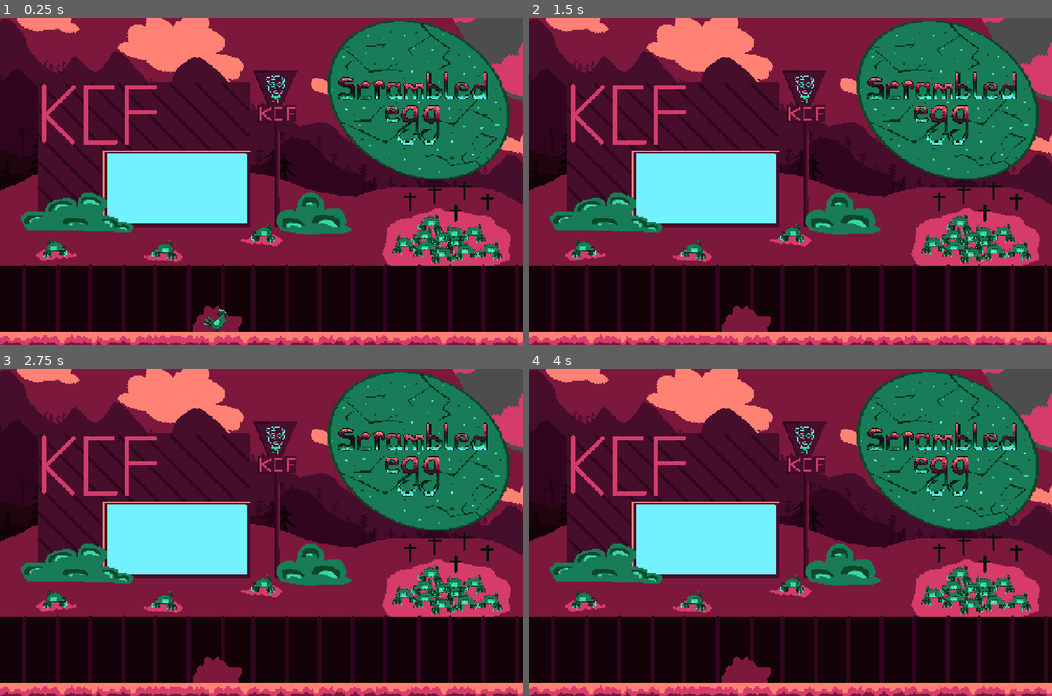
Above: before the commit, frames 1-4 (two rows, left to right).
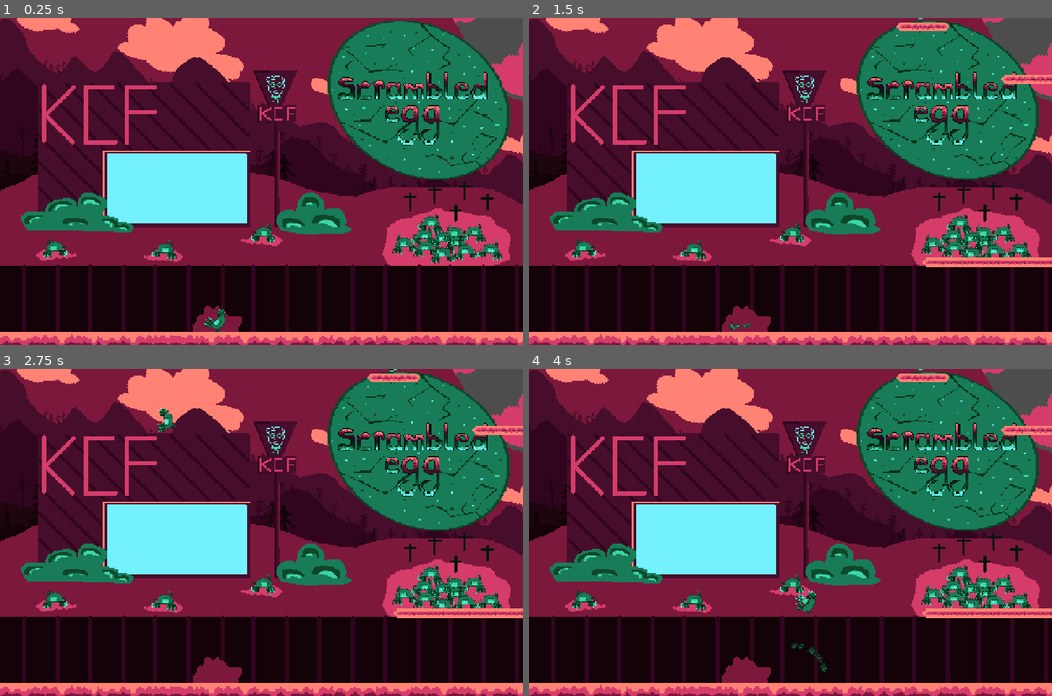
Above: after the commit, the same moments.

Repository: SinusMs/minijam-187
Game: Godot game, scene res://ui/stopwatch.tscn
Same seed, same stepped clock (60 frames per second), same inputs: the game is played once before the commit and once after it.
Inputs:
- Up to frame 1 (0.25 s): no input
- Up to frame 2 (1.5 s): tap Enter (evolve) at 0.5, 1.35 s; hold D (right) 0.53-1.28 s; tap Space (jump) at 0.6, 0.77, 1.07 s; hold A (left) from 1.28 s (still down)
- Up to frame 3 (2.75 s): tap Space (jump) at 1.52, 1.55, 1.82, 2.3 s; release A (left) at 2.03 s; hold D (right) from 2.03 s (still down); tap P (shake) at 2.1 s
- Up to frame 4 (4 s): tap R at 2.85 s; tap Space (jump) at 3.02, 3.05, 3.32, 3.6, 3.77 s; release D (right) at 3.53 s; hold A (left) from 3.53 s (still down)

The runs differ from the first frame. In frame 1, less than 0.1% of the frame differs, in the area x 38-44%, y 89-95%; in frame 2, 1.1%; in frame 3, 1.2%; in frame 4, 1.3%, in the area x 50-100%, y 0-93%.
Error before the commit: Invalid assignment of property or key 'disabled' with value of type 'bool' on a base object of type 'Nil'. (res://entities/character/egg.gd:21)

Commit message:
minilevel_shit

Diff:
--- a/entities/character/character_controller.tscn
+++ b/entities/character/character_controller.tscn
@@ -173,6 +173,10 @@
 "speed": 10.0
 }]
 
+[sub_resource type="CapsuleShape2D" id="CapsuleShape2D_ecc8j"]
+radius = 6.0
+height = 16.0
+
 [sub_resource type="CapsuleShape2D" id="CapsuleShape2D_ybtjf"]
 radius = 12.0
 
@@ -187,11 +191,10 @@
 
 [node name="ChimkenSprite" type="AnimatedSprite2D" parent="."]
 sprite_frames = SubResource("SpriteFrames_v821y")
-animation = &"chick_jump"
-
-[node name="EggCollShape" type="CollisionPolygon2D" parent="."]
-polygon = PackedVector2Array(-3, -7, -6, -4, -7, -2, -7, 3, -6, 5, -3, 8, 2, 8, 5, 5, 6, 3, 6, -2, 5, -4, 2, -7)
-disabled = true
+animation = &"egg"
+
+[node name="EggCollShape" type="CollisionShape2D" parent="."]
+shape = SubResource("CapsuleShape2D_ecc8j")
 
 [node name="ChimkenCollShape" type="CollisionShape2D" parent="."]
 position = Vector2(1, -2)
@@ -208,7 +211,6 @@
 egg_shape = NodePath("../../EggCollShape")
 egg_sprite = NodePath("../../ChimkenSprite")
 particle_emitter = NodePath("../../ChickenParticleEmitter")
-crack_speed_threshold = 2000.0
 metadata/_custom_type_script = "uid://c2uxhropemok1"
 
 [node name="Chimken" type="Node" parent="StateMachine" node_paths=PackedStringArray("character", "chimken_shape", "chimken_sprite", "particle_emitter")]
--- a/entities/character/chimken.gd
+++ b/entities/character/chimken.gd
@@ -59,5 +59,5 @@
 
 	# aufrichten wenn umgefallen
 	var rot: float = character.rotation_degrees
-	if rot < -45 or rot > 45:
+	if rot < -10 or rot > 10:
 		character.apply_force(Vector2(rot * 0.8, 0.0), Vector2(0.0, 1000.0))
--- a/entities/character/cracking.gd
+++ b/entities/character/cracking.gd
@@ -9,6 +9,7 @@
 	chimken_shape.disabled = false
 	egg_sprite.play("splat")
 	character.rotation = 0.0
+	SignalBus.egg_broke.emit(character.global_position)
 	await egg_sprite.animation_finished
 	transitioned.emit(self, "chimken")
 
--- a/globals/scene_manager.gd
+++ b/globals/scene_manager.gd
@@ -1,12 +1,17 @@
 extends Node
 
 const level_path = "res://levels/"
+
+var mini_level: Array = [preload("res://levels/chimken_mini_level1.tscn").instantiate(),
+		preload("res://levels/chimken_mini_level2.tscn").instantiate(),
+		preload("res://levels/chimken_mini_level3.tscn").instantiate()]
 
 func _ready() -> void:
 	#start with level0
 	get_tree().change_scene_to_file("res://globals/scene_manager.tscn")
 	add_child(load("res://levels/start_level.tscn").instantiate())
 	SignalBus.start_game.connect(on_start_game)
+	SignalBus.egg_broke.connect(on_egg_broke)
 	#SignalBus.finish_game.connect(on_game_finished)
 	#SignalBus.finish_game.connect(on_game_restarted)
 
@@ -15,8 +20,16 @@
 func on_start_game() -> void:
 	for node in get_children():
 		node.queue_free()
-	add_child(load("res://levels/level2_hans.tscn").instantiate())
+	call_deferred("add_child", load("res://levels/level2_hans.tscn").instantiate())
+	#add_child(load("res://levels/level2_hans.tscn").instantiate())
 	print("start game")
+
+func on_egg_broke(pos: Vector2) -> void:
+	var rand_mini_level = mini_level[randi_range(0, 2)]
+	add_child(rand_mini_level)
+	rand_mini_level.global_position = pos
+	if rand_mini_level.has_method("reset"):
+		rand_mini_level.reset()
 
 func _on_game_finished() -> void:
 	pass
--- a/globals/signalbus.gd
+++ b/globals/signalbus.gd
@@ -3,7 +3,7 @@
 
 signal level_started
 
-signal egg_broke
+signal egg_broke(pos: Vector2)
 
 signal egg_laid
 
--- a/levels/chimken_mini_level1.tscn
+++ b/levels/chimken_mini_level1.tscn
@@ -1,29 +1,24 @@
-[gd_scene load_steps=5 format=4 uid="uid://bxddfr0hcllna"]
+[gd_scene load_steps=4 format=4 uid="uid://dpn23a5fjhmfk"]
 
-[ext_resource type="TileSet" uid="uid://dpc4qslxyke1v" path="res://levels/new_tileset.tres" id="1_nl0hd"]
-[ext_resource type="PackedScene" uid="uid://bokydwynkrbia" path="res://entities/character/character_controller.tscn" id="2_ejfqf"]
-[ext_resource type="PackedScene" uid="uid://qa64vhko2yhk" path="res://entities/character/character_camera.tscn" id="3_y4bhk"]
+[ext_resource type="Script" uid="uid://dm4b31s10w5ib" path="res://levels/reset_mini_level.gd" id="1_d7uts"]
+[ext_resource type="TileSet" uid="uid://bjgnrs541uf7c" path="res://levels/new_tileset.tres" id="1_nl0hd"]
 [ext_resource type="PackedScene" uid="uid://dm1u6whgit33u" path="res://entities/pickups/nougat_bits.tscn" id="4_mtsyi"]
 
 [node name="ChimkenMiniLevel1" type="Node2D"]
+script = ExtResource("1_d7uts")
 
 [node name="TileMapLayer" type="TileMapLayer" parent="."]
+position = Vector2(320, -160)
 tile_map_data = PackedByteArray("AAD+/wIAAAAKAAQAAAD//wIAAAAMAAQAAAAAAAIAAAAMAAQAAAABAAIAAAAMAAQAAAACAAIAAAAMAAQAAAADAA …(544 unchanged characters)…
 tile_set = ExtResource("1_nl0hd")
-
-[node name="CharacterControllerBody" parent="." instance=ExtResource("2_ejfqf")]
-move_speed = 250.0
-
-[node name="CharacterCamera" parent="." node_paths=PackedStringArray("player") instance=ExtResource("3_y4bhk")]
-player = NodePath("../CharacterControllerBody")
 
 [node name="pickups" type="Node" parent="."]
 
 [node name="NougatBits" parent="pickups" instance=ExtResource("4_mtsyi")]
-position = Vector2(137, -3)
+position = Vector2(456, -161)
 
 [node name="NougatBits2" parent="pickups" instance=ExtResource("4_mtsyi")]
-position = Vector2(321, -255)
+position = Vector2(641, -414)
 
 [node name="NougatBits3" parent="pickups" instance=ExtResource("4_mtsyi")]
-position = Vector2(328, -125)
+position = Vector2(648, -287)
--- a/levels/chimken_mini_level2.tscn
+++ b/levels/chimken_mini_level2.tscn
@@ -1,29 +1,24 @@
-[gd_scene load_steps=5 format=4 uid="uid://ch4g2yopls8ox"]
+[gd_scene load_steps=4 format=4 uid="uid://c12npesjxdxkt"]
 
 [ext_resource type="TileSet" uid="uid://bjgnrs541uf7c" path="res://levels/new_tileset.tres" id="1_m6nuo"]
-[ext_resource type="PackedScene" uid="uid://bokydwynkrbia" path="res://entities/character/character_controller.tscn" id="2_3ep74"]
-[ext_resource type="PackedScene" uid="uid://qa64vhko2yhk" path="res://entities/character/character_camera.tscn" id="3_65861"]
+[ext_resource type="Script" uid="uid://dm4b31s10w5ib" path="res://levels/reset_mini_level.gd" id="1_sbly6"]
 [ext_resource type="PackedScene" uid="uid://dm1u6whgit33u" path="res://entities/pickups/nougat_bits.tscn" id="4_v2onm"]
 
 [node name="ChimkenMiniLevel" type="Node2D"]
+script = ExtResource("1_sbly6")
 
 [node name="TileMapLayer" type="TileMapLayer" parent="."]
+position = Vector2(320, -128)
 tile_map_data = PackedByteArray("AAD9/wEAAAAKAAQAAAD+/wEAAAAMAAQAAAD//wEAAAAMAAQAAAAAAAEAAAAMAAQAAAABAAEAAAAMAAQAAAACAA …(496 unchanged characters)…
 tile_set = ExtResource("1_m6nuo")
-
-[node name="CharacterControllerBody" parent="." instance=ExtResource("2_3ep74")]
-move_speed = 150.0
-
-[node name="CharacterCamera" parent="." node_paths=PackedStringArray("player") instance=ExtResource("3_65861")]
-player = NodePath("../CharacterControllerBody")
 
 [node name="pickups" type="Node" parent="."]
 
 [node name="NougatBits" parent="pickups" instance=ExtResource("4_v2onm")]
-position = Vector2(-95, -257)
+position = Vector2(221, -380)
 
 [node name="NougatBits2" parent="pickups" instance=ExtResource("4_v2onm")]
-position = Vector2(413, -258)
+position = Vector2(747, -380)
 
 [node name="NougatBits3" parent="pickups" instance=ExtResource("4_v2onm")]
-position = Vector2(509, -106)
+position = Vector2(819, -230)
--- a/levels/chimken_mini_level3.tscn
+++ b/levels/chimken_mini_level3.tscn
@@ -1,28 +1,24 @@
-[gd_scene load_steps=5 format=4 uid="uid://dru1ymb68hu4d"]
+[gd_scene load_steps=4 format=4 uid="uid://bhxngojkcerm2"]
 
-[ext_resource type="TileSet" uid="uid://dpc4qslxyke1v" path="res://levels/new_tileset.tres" id="1_bgk2m"]
-[ext_resource type="PackedScene" uid="uid://bokydwynkrbia" path="res://entities/character/character_controller.tscn" id="2_imh2l"]
-[ext_resource type="PackedScene" uid="uid://qa64vhko2yhk" path="res://entities/character/character_camera.tscn" id="3_uh5e5"]
+[ext_resource type="Script" uid="uid://dm4b31s10w5ib" path="res://levels/reset_mini_level.gd" id="1_b0pd6"]
+[ext_resource type="TileSet" uid="uid://bjgnrs541uf7c" path="res://levels/new_tileset.tres" id="1_bgk2m"]
 [ext_resource type="PackedScene" uid="uid://dm1u6whgit33u" path="res://entities/pickups/nougat_bits.tscn" id="4_bpaay"]
 
 [node name="ChimkenMiniLevel" type="Node2D"]
+script = ExtResource("1_b0pd6")
 
 [node name="TileMapLayer" type="TileMapLayer" parent="."]
+position = Vector2(320, -128)
 tile_map_data = PackedByteArray("AAD9/wEAAAAKAAQAAAD+/wEAAAAMAAQAAAD//wEAAAAMAAQAAAAAAAEAAAAMAAQAAAABAAEAAAAMAAQAAAACAA …(416 unchanged characters)…
 tile_set = ExtResource("1_bgk2m")
-
-[node name="CharacterControllerBody" parent="." instance=ExtResource("2_imh2l")]
-
-[node name="CharacterCamera" parent="." node_paths=PackedStringArray("player") instance=ExtResource("3_uh5e5")]
-player = NodePath("../CharacterControllerBody")
 
 [node name="pickups" type="Node" parent="."]
 
 [node name="NougatBits" parent="pickups" instance=ExtResource("4_bpaay")]
-position = Vector2(226, -349)
+position = Vector2(549, -475)
 
 [node name="NougatBits2" parent="pickups" instance=ExtResource("4_bpaay")]
-position = Vector2(506, -260)
+position = Vector2(880, -392)
 
 [node name="NougatBits3" parent="pickups" instance=ExtResource("4_bpaay")]
-position = Vector2(199, -165)
+position = Vector2(516, -287)
--- /dev/null
+++ b/levels/reset_mini_level.gd
@@ -0,0 +1,15 @@
+extends Node2D
+
+var pickup_locations: Array = []
+var pickup: PackedScene = preload("res://entities/pickups/nougat_bits.tscn")
+
+# Called when the node enters the scene tree for the first time.
+func _ready() -> void:
+	for child in $pickups.get_children():
+		pickup_locations.append(child.position)
+
+func reset() -> void:
+	for location in pickup_locations:
+		var pickup_scene: Area2D = pickup.instantiate()
+		$pickups.add_child(pickup_scene)
+		pickup_scene.global_position = global_position + location
Not shown: 1 places in entities/character/character_controller.tscn that only renumber resources
Not shown, added: levels/reset_mini_level.gd.uid
